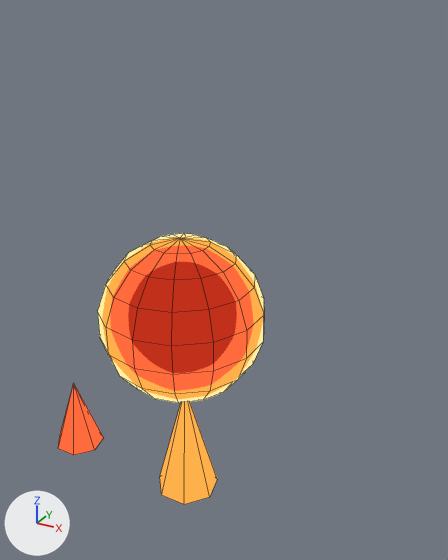
Two versions of the Blender file blender/models/fx_el_feu.blend, one commit apart.
Both versions are drawn from a camera (50 mm lens) standing at (1.156, -1.776, 0.482) and looking at (0.139, 0.073, -0.442). The lights are fixed; the arrows at lower left show +X, +Y and +Z. The first picture is the older version. Mesh edges are drawn as thin lines.

Objects in the first picture: 'cyl', 'cyl.004', 'orb'.
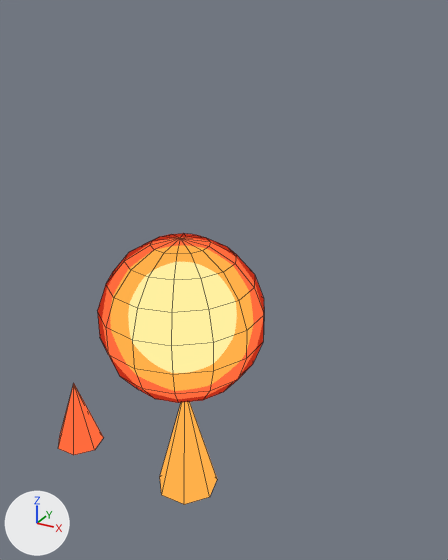
What changed in the scene script:
```text
Change mat_fx_ramp_c0301a_ff6b3d_ffb04a_fff0a0:
    where n3 = _N.new('ShaderNodeValToRGB'); n3.name = 'Color Ramp'
    remove n3.color_ramp.elements[0].position = 0.0; n3.color_ramp.elements[0].color = (0.527, 0.0296, 0.0103, 1.0)
    remove _e = n3.color_ramp.elements.new(0.25); _e.color = (1.0, 0.147, 0.0467, 1.0)
    remove _e = n3.color_ramp.elements.new(0.5); _e.color = (1.0, 0.434, 0.0685, 1.0)
    remove _e = n3.color_ramp.elements.new(0.75); _e.color = (1.0, 0.871, 0.352, 1.0)
    add n3.color_ramp.elements[0].position = 0.0; n3.color_ramp.elements[0].color = (1.0, 0.871, 0.352, 1.0)
    add _e = n3.color_ramp.elements.new(0.25); _e.color = (1.0, 0.434, 0.0685, 1.0)
    add _e = n3.color_ramp.elements.new(0.5); _e.color = (1.0, 0.147, 0.0467, 1.0)
    add _e = n3.color_ramp.elements.new(0.75); _e.color = (0.527, 0.0296, 0.0103, 1.0)
```

Boxes (x1, y1, x2, y2) around the edits, measured in the pictures (448 x 560 px):
'orb', recoloured
    both: (97, 233, 264, 403)
